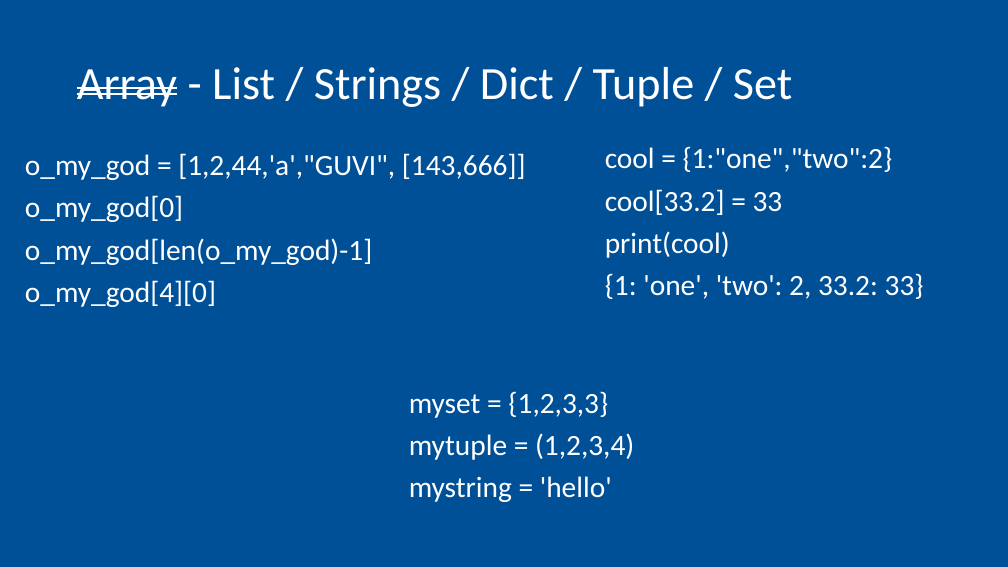
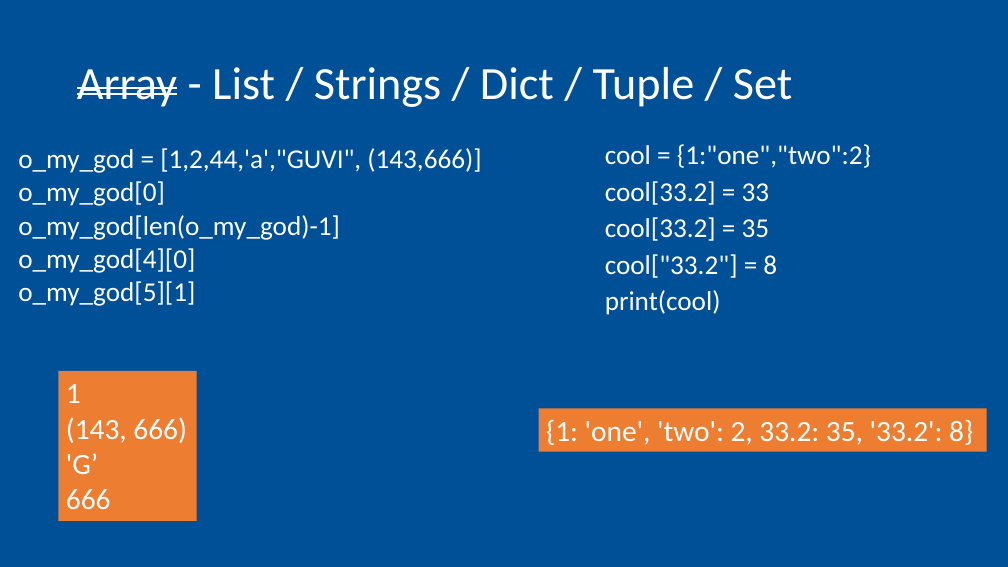
Before and after one commit to reach2arunprakash/python3, a slide deck: slide 15 of Opener/Python in 20 mins.pptx (slide 13 before the commit). Drawn at 1008x567 pixels with LibreOffice and Linux fonts; fonts in the diff are those of the drawing. Boxes give left, top, right and bottom in pixels: in the first picture for what was removed or moved away, otherwise in the second. Text is boxed around its words. In the diff, an @@ line names an element or a change of style, - is before the commit and + after.

Commit message:
Updated ppt

```diff
--- a/Opener/Python in 20 mins.pptx
+++ b/Opener/Python in 20 mins.pptx
@@ text at [18,148,481,173]: text changed; size 28 to 25.9 pt @@
-o_my_god = [1,2,44,'a',"GUVI", [143,666]]
+o_my_god = [1,2,44,'a',"GUVI", (143,666)]
@@ text at [605,144,871,315]: size 28 to 25.9 pt in "cool = {1:"one","two":2}", "cool[33.2] = 33", "print(cool)"; line spacing 0.9 to 0.8 @@
@@ text at [18,181,340,273]: size 28 to 25.9 pt in "o_my_god[0]", "o_my_god[len(o_my_god)-1]", "o_my_god[4][0]"; line spacing 0.9 to 0.7 @@
@@ text at [605,217,777,278]: paragraphs added @@
+cool[33.2] = 35
+cool["33.2"] = 8
@@ text at [18,281,195,306]: paragraph added @@
+o_my_god[5][1]
@@ text at [605,273,924,299]: paragraph removed @@
-{1: 'one', 'two': 2, 33.2: 33}
@@ rectangle added at [58,371,197,522], fill #ED7D31, 28 pt, text #FFFFFF @@
+1
+(143, 666)
+'G’
+666
@@ text removed at [409,391,634,502] @@
-myset = {1,2,3,3}
-mytuple = (1,2,3,4)
-mystring = 'hello'
@@ rectangle added at [538,408,987,451], fill #ED7D31, 28 pt, text #FFFFFF @@
+{1: 'one', 'two': 2, 33.2: 35, '33.2': 8}
```
Also in this commit, not shown: 5 other slides changed, 2 slides added.
